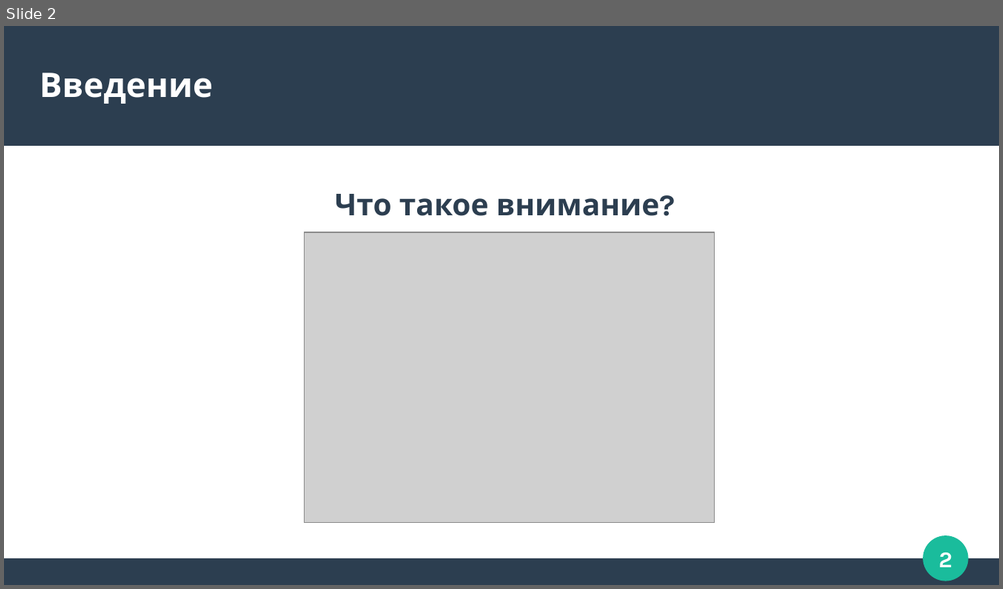
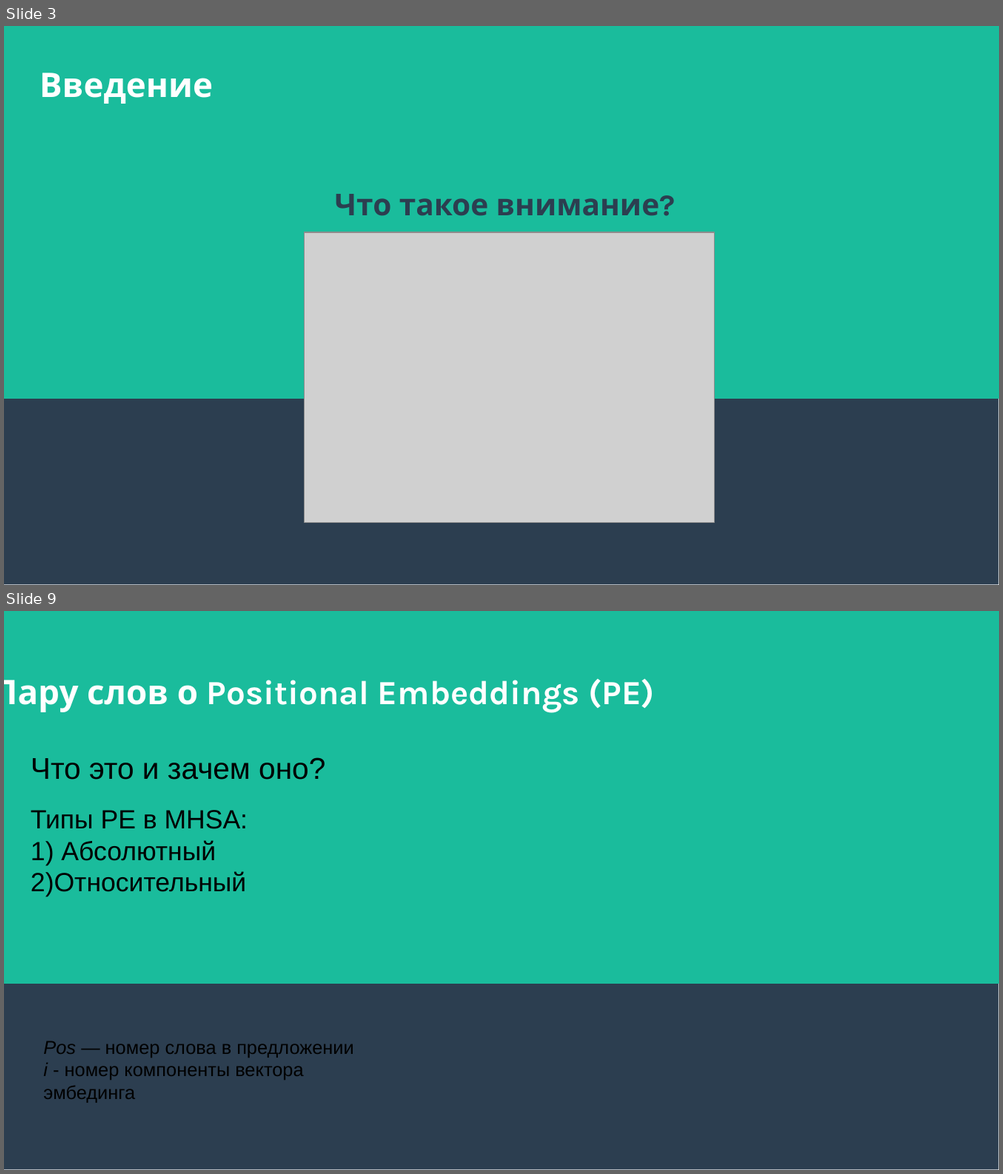
Before and after one commit to Zorinal/FilmBot, a slide deck: texts/Трансфомеры.pptx. Shown one above the other, each under a label of ours: slide 2 before the commit, slides 3 and 9 after it; the slides between them are not shown. The pictures are 1003x589 and 1003x1174 pixels, drawn with LibreOffice and Linux fonts; fonts in the diff are those of the drawing; grey boxes stand for pictures. Boxes give left, top, right and bottom in pixels: in the first picture for what was removed or moved away, otherwise in the second. Text is boxed around its words. In the diff, an @@ line names an element or a change of style, - is before the commit and + after.

```diff
--- a/texts/Трансфомеры.pptx
+++ b/texts/Трансфомеры.pptx
@@ slide 9 added at box(4, 611, 999, 1170), background #FFFFFF; not listed: 2 template elements that a slide beside it also shows @@
@@ title added at box(4, 678, 654, 712), 27 pt, text #FFFFFF, bold @@
+Пару слов о Positional Embeddings (PE)
@@ text added at box(31, 758, 325, 780), 24 pt, text #000000 @@
+Что это и зачем оно?
@@ text added at box(31, 810, 248, 897), 21 pt, text #000000 @@
+Типы PE в MHSA:
+1) Абсолютный
+2)Относительный
@@ text added at box(43, 1042, 353, 1103), 15 pt, text #000000 @@
+Pos — номер слова в предложении
+i - номер компоненты вектора эмбединга
@@ what was slide 2 is now slide 3 @@
@@ slide 3 changed as well @@
@@ rectangle: place and size @@
-rectangle at box(4, 26, 999, 146)
+rectangle at box(4, 26, 999, 585)
@@ rectangle added at box(4, 26, 999, 399), fill #1ABC9C, outline #1ABC9C 0.85 pt @@
@@ ellipse removed at box(924, 537, 968, 581) @@
@@ page number removed at box(939, 553, 952, 568) @@
-2
@@ rectangle removed at box(4, 560, 999, 585) @@
```
Also in this commit, not shown: 5 other slides changed, 19 other slides added, 1 slide removed.
